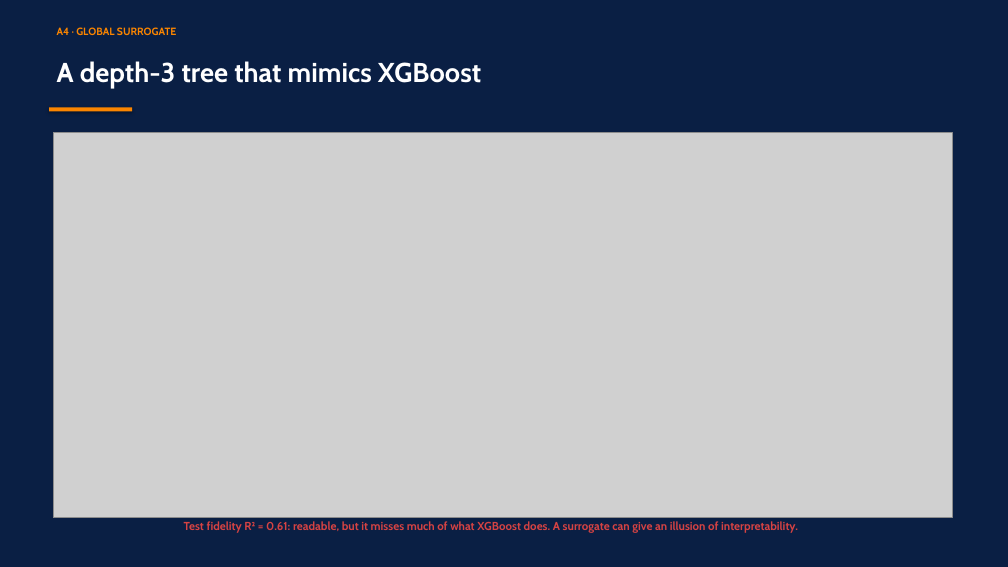
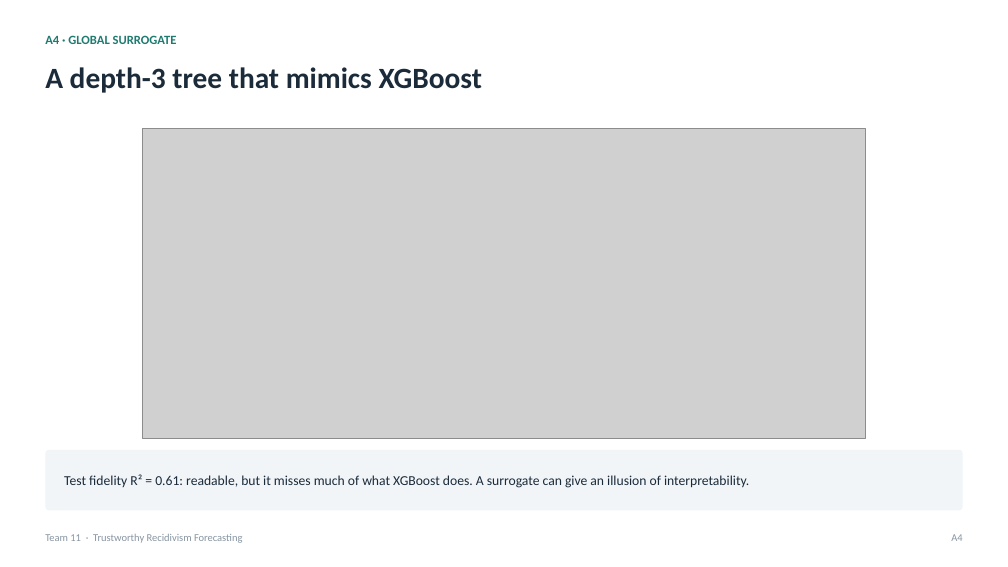
Before and after one commit to RyanBalech/recidivism-forecasting-analysis, a slide deck: slide 25 of reports/ISAF_Recidivism_Presentation.pptx. Drawn at 1008x567 pixels with LibreOffice and Linux fonts; fonts in the diff are those of the drawing; grey boxes stand for pictures. Boxes give left, top, right and bottom in pixels: in the first picture for what was removed or moved away, otherwise in the second. Text is boxed around its words. In the diff, an @@ line names an element or a change of style, - is before the commit and + after.

```diff
--- a/reports/ISAF_Recidivism_Presentation.pptx
+++ b/reports/ISAF_Recidivism_Presentation.pptx
@@ background #0A1F44 to #FFFFFF @@
@@ text "A depth-3 tree that mimics ...": place and size @@
-text "A depth-3 tree that mimics ..." at [57, 61, 481, 88]
+text "A depth-3 tree that mimics ..." at [45, 67, 482, 93]
@@ text "A depth-3 tree that mimics ..." at [45, 67, 482, 93]: size 26 to 28 pt, font Cabin to Calibri, text colour #FFFFFF to #1B2B3A; more space between paragraphs @@
@@ text "A4 · GLOBAL SURROGATE": place and size @@
-text "A4 · GLOBAL SURROGATE" at [57, 27, 176, 35]
+text "A4 · GLOBAL SURROGATE" at [45, 35, 177, 44]
@@ text "A4 · GLOBAL SURROGATE" at [45, 35, 177, 44]: size 10 to 12 pt, font Cabin to Calibri, text colour #FB8500 to #1F7A70; more space between paragraphs @@
@@ rectangle removed at [49, 107, 132, 112] @@
@@ picture: place and size @@
-picture at [54, 132, 953, 518]
+picture at [143, 129, 866, 439]
@@ rounded rectangle added at [45, 450, 963, 510], fill #F1F5F8 @@
@@ text "Test fidelity R² = 0.61: ...": place and size @@
-text "Test fidelity R² = 0.61: ..." at [184, 521, 798, 533]
+text "Test fidelity R² = 0.61: ..." at [64, 474, 749, 488]
@@ text "Test fidelity R² = 0.61: ..." at [64, 474, 749, 488]: size 11 to 13 pt, font Cabin to Calibri, text colour #D64343 to #1B2B3A, bold off; alignment centre to left; more space between paragraphs; vertical alignment top to middle @@
@@ text added at [45, 534, 242, 543], 10 pt, text #8795A2 @@
+Team 11 · Trustworthy Recidivism Forecasting
@@ text added at [951, 534, 962, 541], 10 pt, text #8795A2 @@
+A4
```
Also in this commit, not shown: 23 other slides changed, 8 slides added, 8 slides removed, 2 other files.
